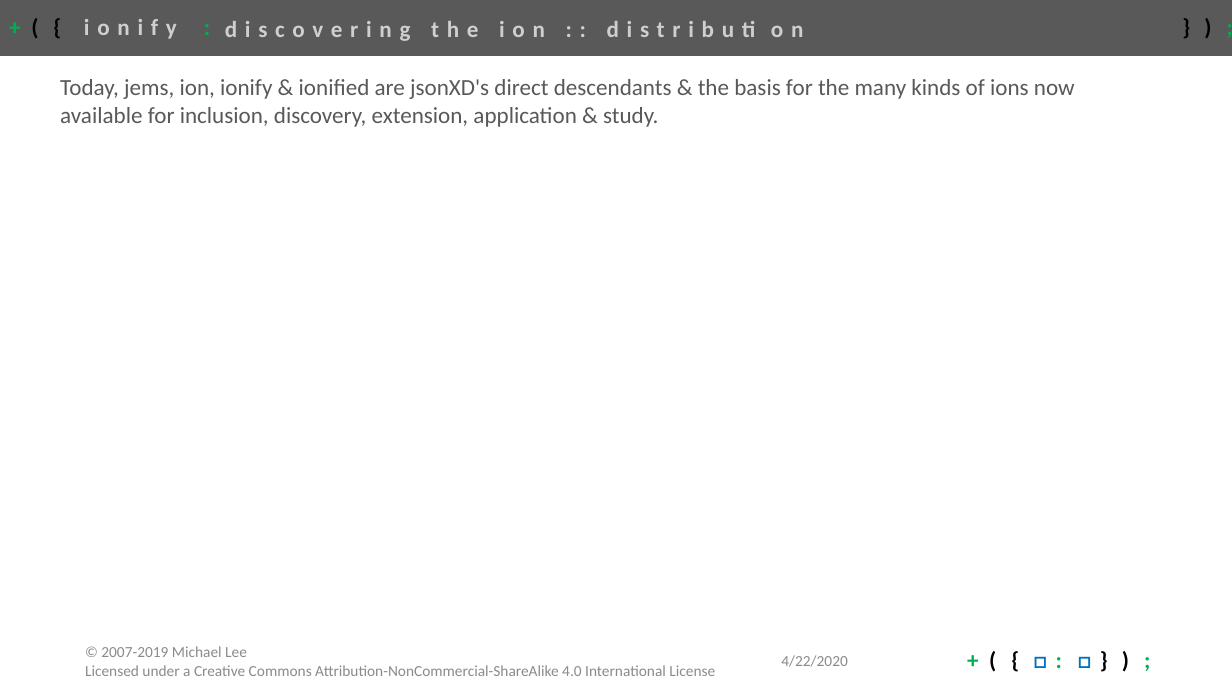
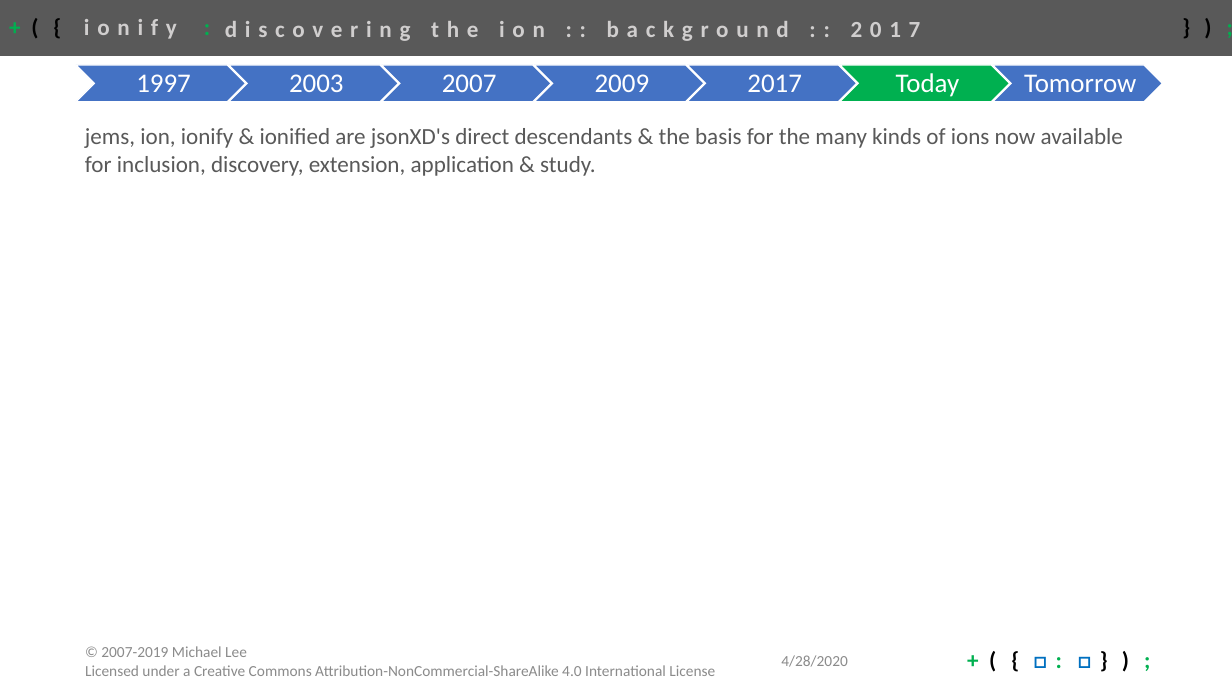
Before and after one commit to ionify/about, a slide deck: slide 22 of talks/2020.ionify.pptx (slide 12 before the commit). Drawn at 1232x693 pixels with LibreOffice and Linux fonts; fonts in the diff are those of the drawing. Boxes give left, top, right and bottom in pixels: in the first picture for what was removed or moved away, otherwise in the second. Text is boxed around its words. In the diff, an @@ line names an element or a change of style, - is before the commit and + after.

Commit message:
talks: ionify: 2020 intro & overview 0.04 - jeb collaboration

```diff
--- a/talks/2020.ionify.pptx
+++ b/talks/2020.ionify.pptx
@@ title at bbox=[225, 21, 921, 41]: text changed @@
-discovering the ion :: distribution
+discovering the ion :: background :: 2017
@@ group added at bbox=[76, 65, 1163, 102]: 7 chevrons, 7 texts @@
+1997
+2003
+2007
+2009
+2017
+Today
+Tomorrow
@@ text at bbox=[85, 128, 1123, 176]: text changed @@
-Today, jems, ion, ionify & ionified are jsonXD's direct descendants & the basis for the many kinds of ions now available for inclusion, discovery, extension, application & study.
+jems, ion, ionify & ionified are jsonXD's direct descendants & the basis for the many kinds of ions now available for inclusion, discovery, extension, application & study.
@@ text at bbox=[781, 655, 847, 667]: text changed @@
-4/22/2020
+4/28/2020
```
Also in this commit, not shown: 25 other slides changed, 4 slides added, 5 slides removed.
